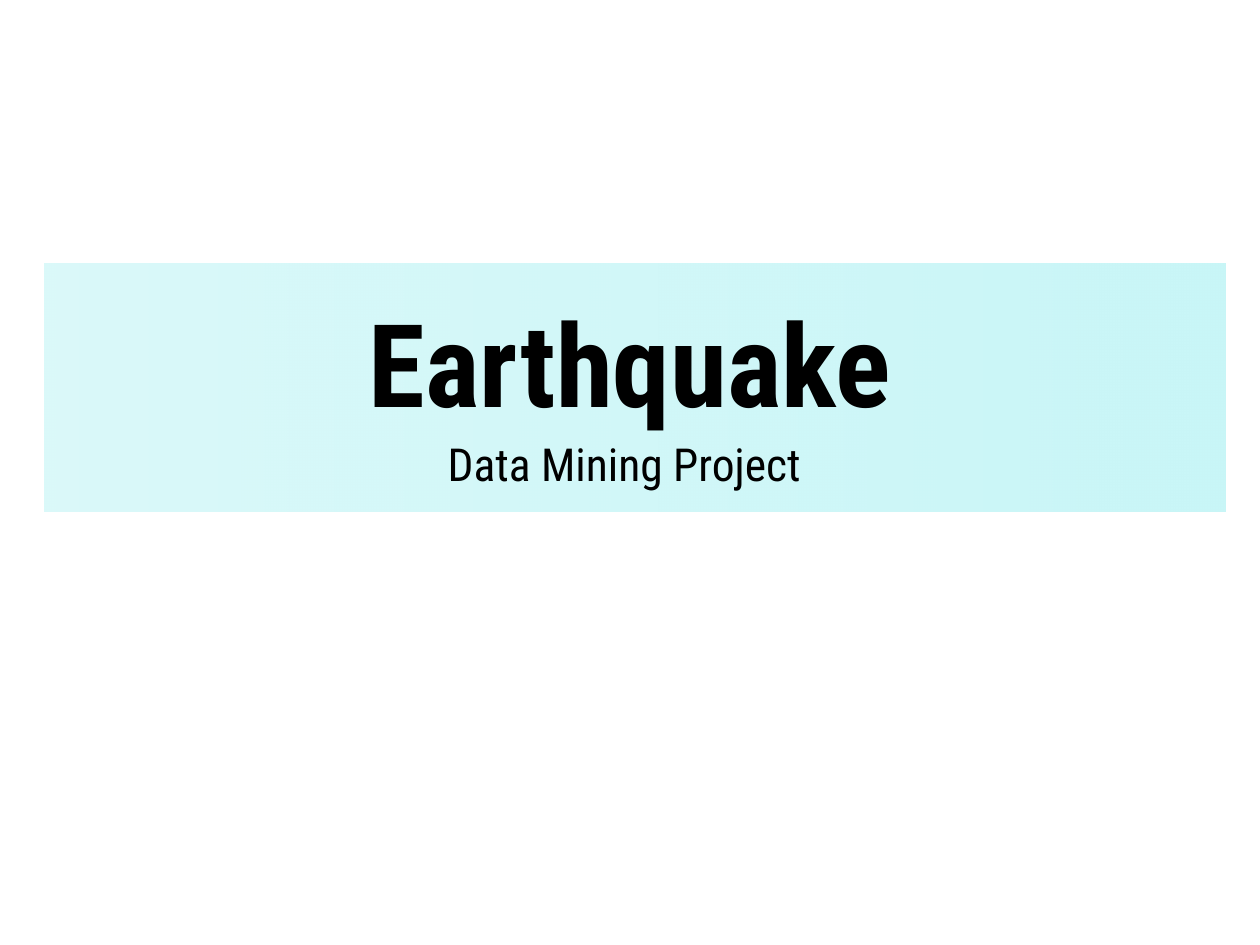
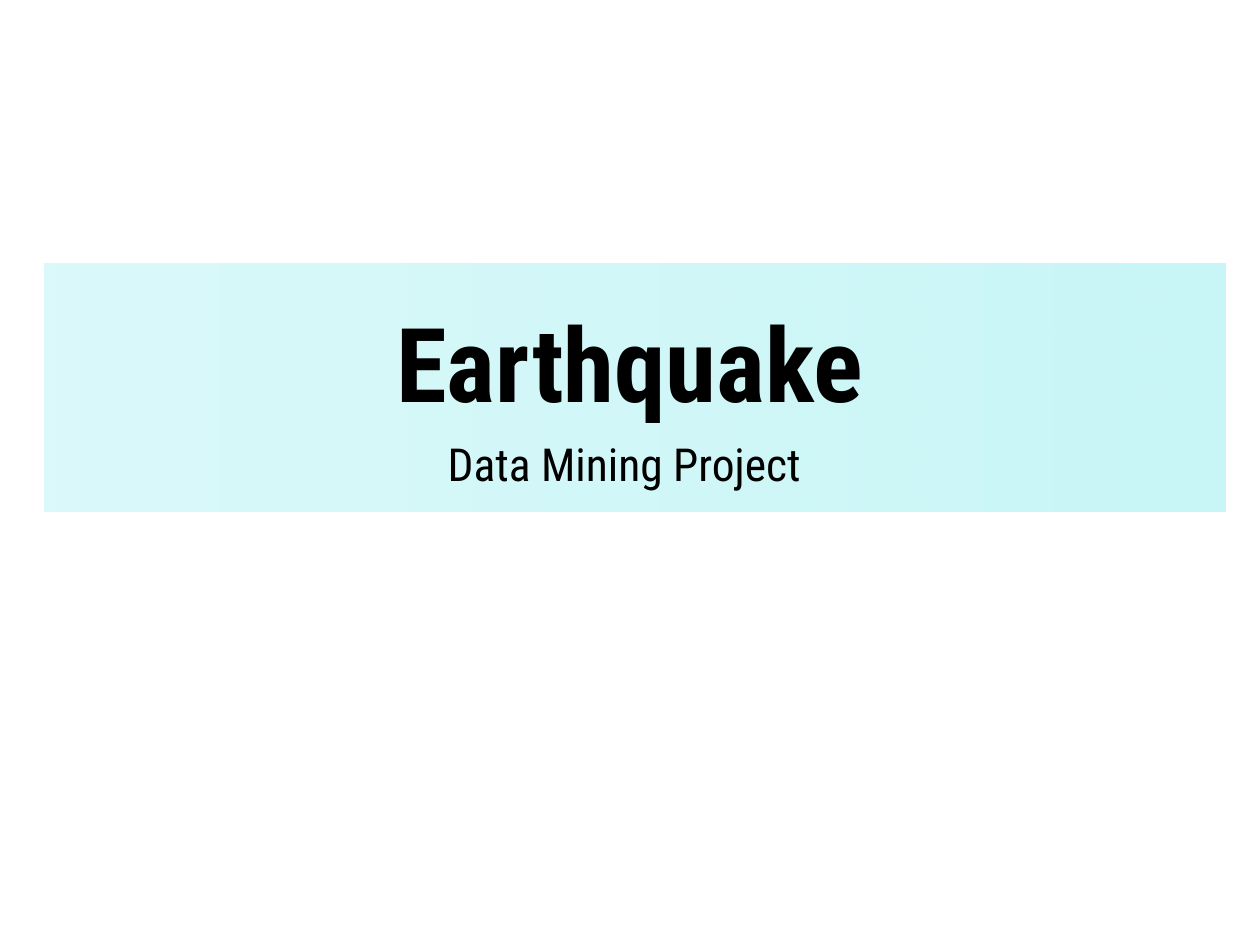
Before and after one commit to compmaxxx/DM-EarthQuake, a slide deck: slide 1 of Earthquake.ppt. Drawn at 1260x945 pixels with LibreOffice and Linux fonts; fonts in the diff are those of the drawing; background and template pictures are left out. Boxes give left, top, right and bottom in pixels: in the first picture for what was removed or moved away, otherwise in the second. Text is boxed around its words. In the diff, an @@ line names an element or a change of style, - is before the commit and + after.

```diff
--- a/Earthquake.ppt
+++ b/Earthquake.ppt
@@ title "Earthquake" at bbox=[396, 324, 863, 423]: size 66 to 59 pt @@
```
Also in this commit, not shown: 1 other slide changed, 1 slide added, 5 slides removed.
